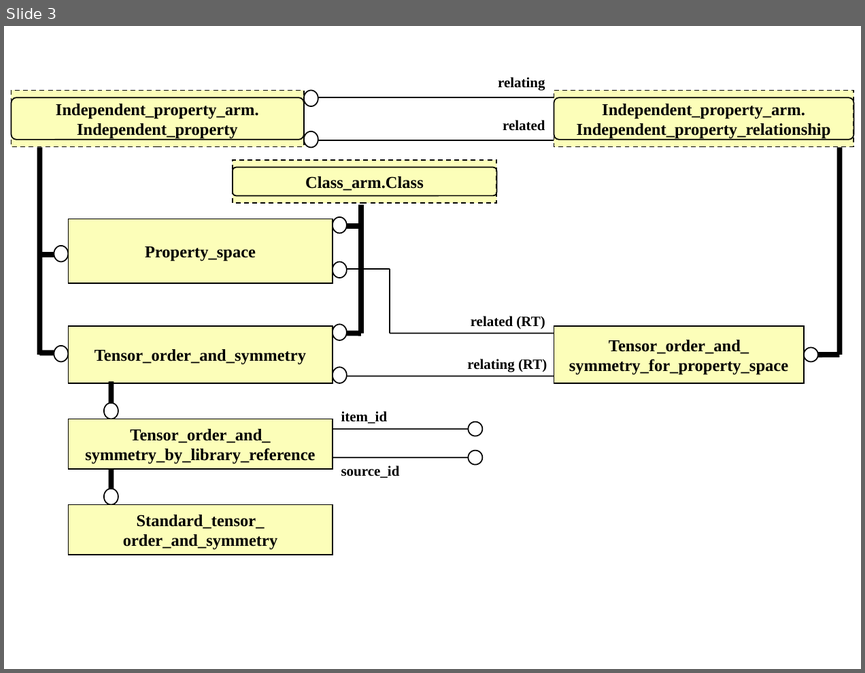
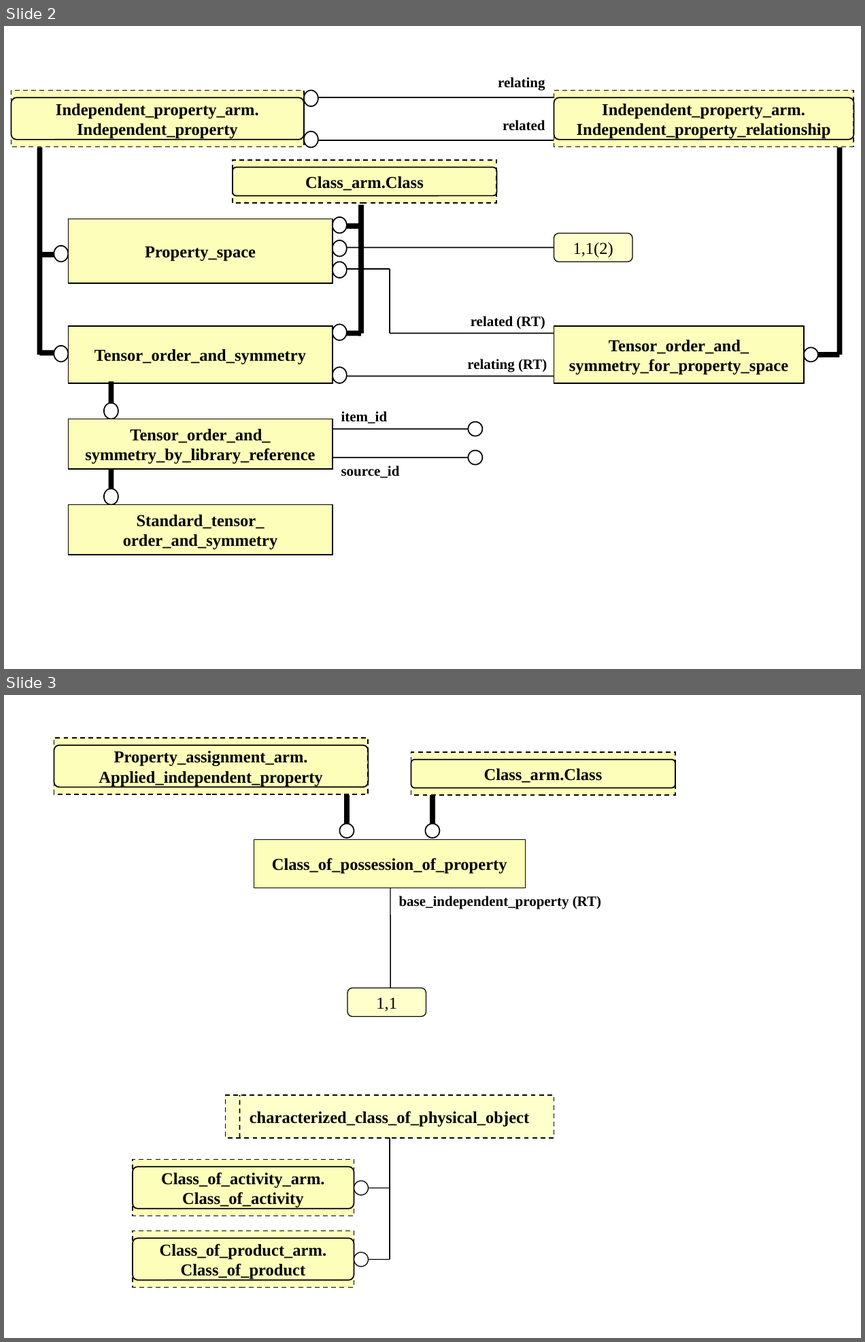
Before and after one commit to starseeker/stepmod_mirror, a slide deck: data/modules/property_space/property_space.ppt. Shown one above the other, each under a label of ours: slide 3 before the commit, slides 2 and 3 after it. The pictures are 865x673 and 865x1342 pixels, drawn with LibreOffice and Linux fonts; fonts in the diff are those of the drawing. Boxes give left, top, right and bottom in pixels: in the first picture for what was removed or moved away, otherwise in the second. Text is boxed around its words. In the diff, an @@ line names an element or a change of style, - is before the commit and + after.

Commit message:
indirect property as in ISO 15926-2

```diff
--- a/data/modules/property_space/property_space.ppt
+++ b/data/modules/property_space/property_space.ppt
@@ slide 3 added at bbox=[4, 695, 861, 1338], background #FFFFFF @@
@@ rectangle added at bbox=[54, 738, 368, 794], fill #FCFEB9, outline #000000 0.99 pt dashed, 14 pt, text #000000, bold @@
+Property_assignment_arm.
+Applied_independent_property
@@ rounded rectangle added at bbox=[54, 745, 368, 787], outline #000000 0.99 pt @@
@@ rectangle added at bbox=[411, 752, 675, 795], fill #FCFEB9, outline #000000 0.99 pt dashed, 14 pt, text #000000, bold @@
+Class_arm.Class
@@ rounded rectangle added at bbox=[411, 759, 675, 787], outline #000000 0.99 pt @@
@@ line added from (347, 824) to (347, 795), #000000 4.51 pt @@
@@ line added from (432, 824) to (432, 795), #000000 4.51 pt @@
@@ ellipse added at bbox=[340, 824, 354, 838], fill #FFFFFF, outline #000000 0.99 pt @@
@@ ellipse added at bbox=[426, 824, 440, 838], fill #FFFFFF, outline #000000 0.99 pt @@
@@ rectangle added at bbox=[254, 840, 526, 888], fill #FCFEB9, outline #000000 0.99 pt, 14 pt, text #000000, bold @@
+Class_of_possession_of_property
@@ line added from (390, 888) to (390, 988), #000000 0.74 pt @@
@@ text added at bbox=[399, 896, 601, 909], 12 pt, text #000000, bold @@
+base_independent_property (RT)
@@ rounded rectangle added at bbox=[347, 988, 426, 1016], fill #FFFFCC, outline #000000 0.74 pt, 14 pt, text #000000 @@
+1,1
@@ rectangle added at bbox=[225, 1095, 553, 1138], fill #FFFFCC, outline #000000 0.99 pt dashed, 14 pt, text #000000, bold @@
+characterized_class_of_physical_object
@@ line added from (239, 1138) to (239, 1095), #000000 0.99 pt dashed @@
@@ line added from (390, 1259) to (390, 1138), #000000 0.99 pt @@
@@ rectangle added at bbox=[133, 1159, 354, 1216], fill #FCFEB9, outline #000000 0.99 pt dashed, 14 pt, text #000000, bold @@
+Class_of_activity_arm.
+Class_of_activity
@@ rounded rectangle added at bbox=[133, 1166, 354, 1208], outline #000000 0.99 pt @@
@@ ellipse added at bbox=[354, 1181, 368, 1195], fill #FFFFFF, outline #000000 0.74 pt @@
@@ line added from (368, 1187) to (390, 1187), #000000 0.74 pt @@
@@ rectangle added at bbox=[133, 1231, 354, 1287], fill #FCFEB9, outline #000000 0.99 pt dashed, 14 pt, text #000000, bold @@
+Class_of_product_arm.
+Class_of_product
@@ rounded rectangle added at bbox=[133, 1238, 354, 1280], outline #000000 0.99 pt @@
@@ ellipse added at bbox=[354, 1252, 368, 1266], fill #FFFFFF, outline #000000 0.74 pt @@
@@ line added from (368, 1259) to (390, 1259), #000000 0.74 pt @@
@@ what was slide 3 is now slide 2 @@
@@ slide 2 changed as well @@
@@ ellipse added at bbox=[332, 240, 347, 257], fill #FFFFFF, outline #000000 0.99 pt @@
@@ line added from (347, 247) to (554, 247), #000000 0.99 pt @@
@@ rounded rectangle added at bbox=[554, 233, 633, 261], fill #FFFFCC, outline #000000 0.74 pt, 14 pt, text #000000 @@
+1,1(2)
```
Also in this commit, not shown: 3 other slides changed, 1 other slide added, 17 other files.
